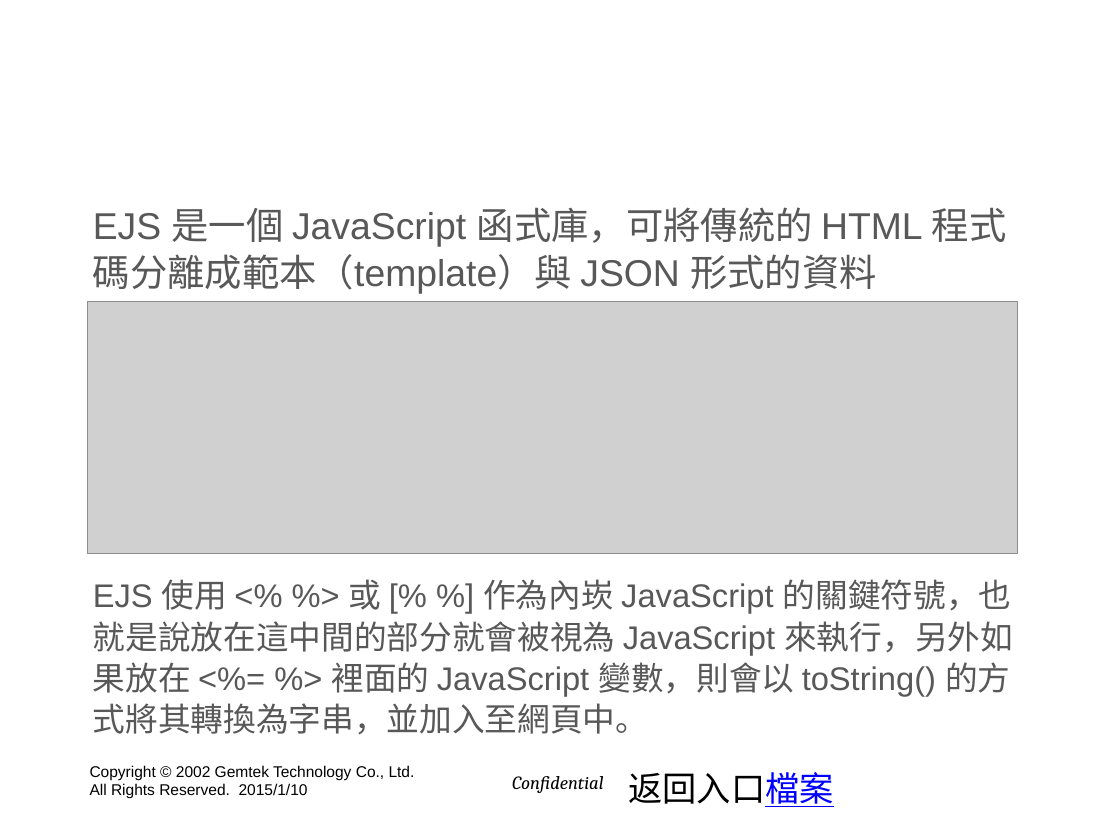
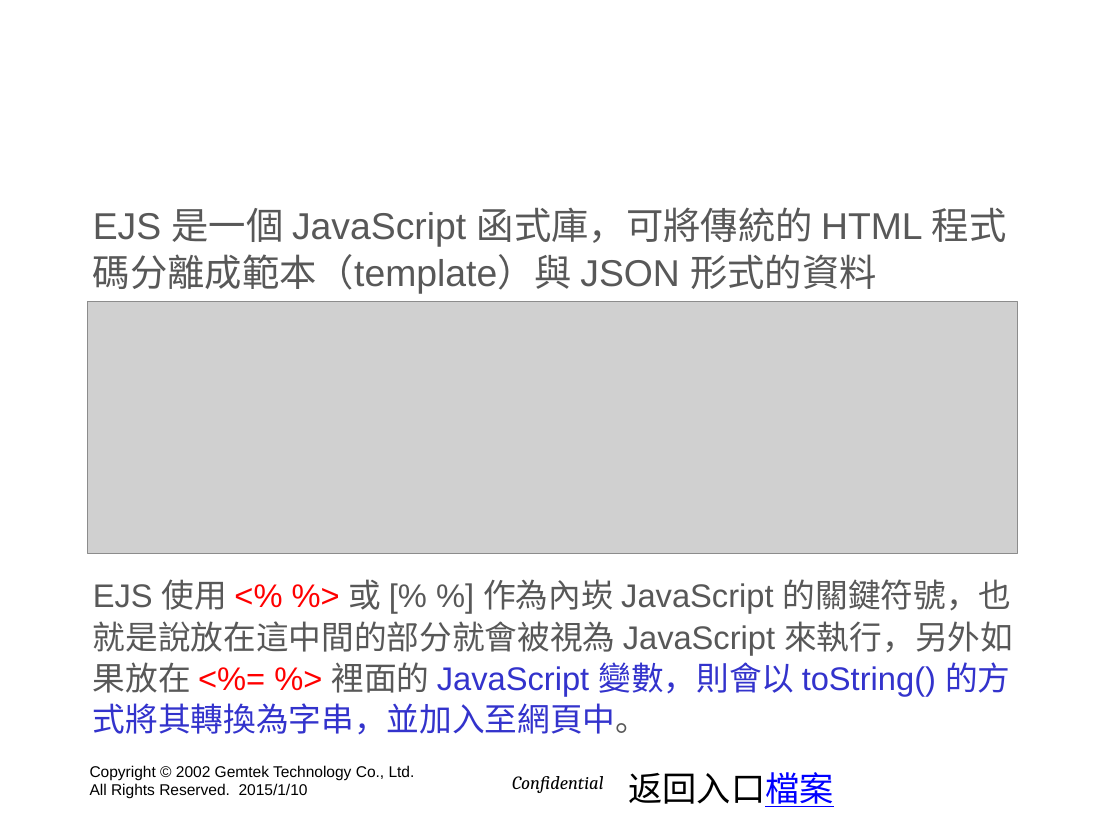
Before and after one commit to hyper570908/nodeDemo, a slide deck: slide 22 of doc/GIot_Session(win7).pptx (slide 23 before the commit). Drawn at 1120x840 pixels with LibreOffice and Linux fonts; fonts in the diff are those of the drawing; grey boxes stand for pictures; background and template pictures are left out. Boxes give left, top, right and bottom in pixels: in the first picture for what was removed or moved away, otherwise in the second. Text is boxed around its words. In the diff, an @@ line names an element or a change of style, - is before the commit and + after.

```diff
--- a/doc/GIot_Session(win7).pptx
+++ b/doc/GIot_Session(win7).pptx
@@ text at <box>93,579,1013,735</box>: text colour #585858 to #FF0000 in "<% %> <%= %>"; text colour #585858 to #3333CC in "JavaScript 變數，則會以 toString() 的方式將其轉換為字串，並加入至網頁中。" @@
```
Also in this commit, not shown: 16 other slides changed, 9 slides added, 4 slides removed, 27 other files.
